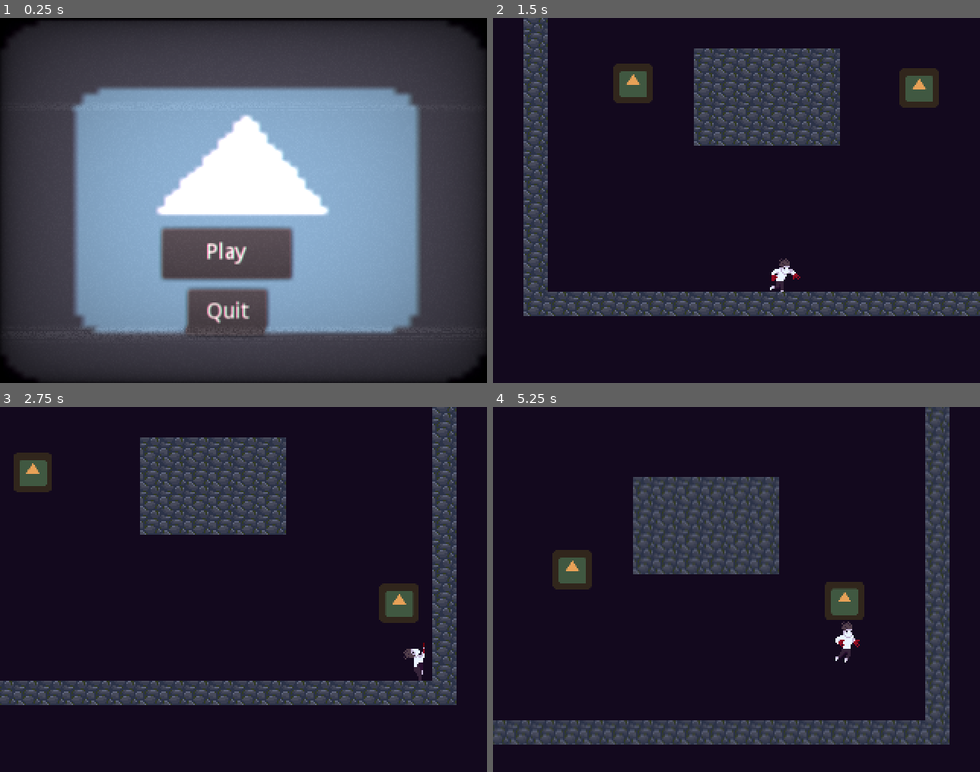
Above: before the commit, frames 1-4 (two rows, left to right).
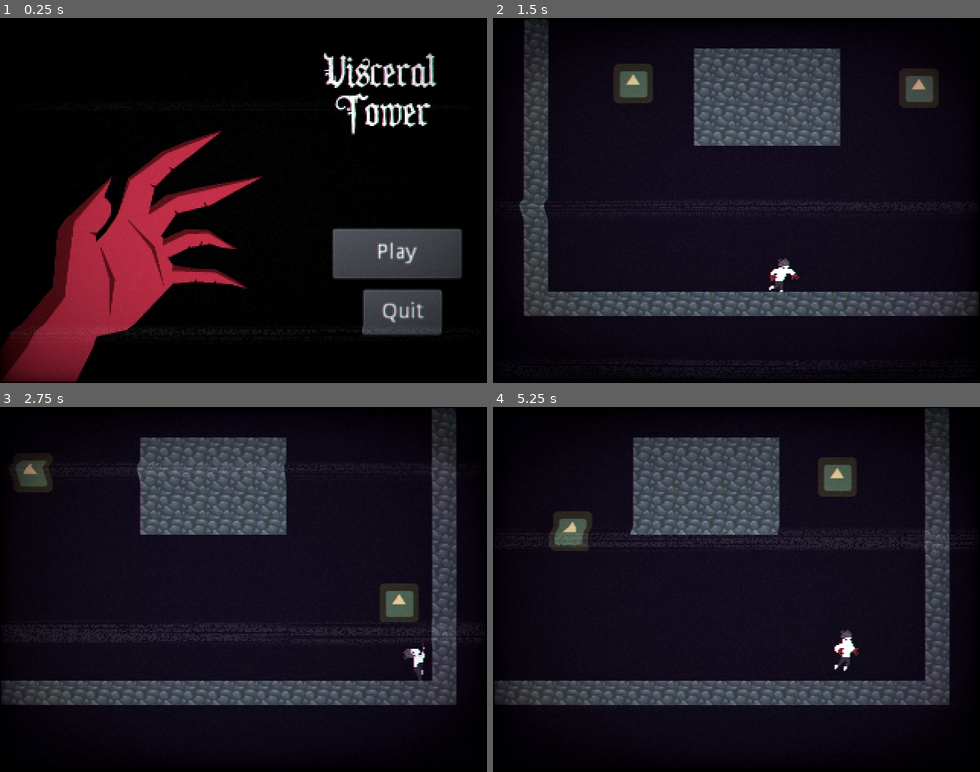
Above: after the commit, the same moments.

Repository: Luxxdev/GameJamPlus
Game: Godot game, scene res://Scenes/TitleScreen.tscn
The game is run twice, just before and just after one commit, with the same random seed, the same clock (stepped at 60 frames per second) and the same inputs. The engine's default icon, where the game draws it, is replaced by a stand-in: a white triangle on a blue panel in a dark square.
Inputs:
- Up to frame 1 (0.25 s): no input
- Up to frame 2 (1.5 s): click "Play" at 0.5 s; hold Right (ui_right) from 1.28 s (still down); tap C (Dash) at 1.35 s
- Up to frame 3 (2.75 s): keep holding Right (ui_right); tap Space (Jump) at 1.52, 2.27 s; tap C (Dash) at 2.1 s
- Up to frame 4 (5.25 s): release Right (ui_right) at 2.78 s; hold Left (ui_left) 2.78-3.53 s; tap C (Dash) every 0.75 s from 2.85 to 5.1 s; hold Right (ui_right) 3.53-5.03 s; tap Space (Jump) at 3.77, 4.52 s; hold Left (ui_left) from 5.03 s (still down)

The runs differ from the first frame. In frame 1, 96% of the frame differs, in the area x 0-100%, y 0-100%; in frame 2, 12%; in frame 3, 14%; in frame 4, 34%.

Commit message:
Title Screen ready

Diff:
--- a/Objects/Player.tscn
+++ b/Objects/Player.tscn
@@ -20,10 +20,10 @@
 tracks/0/imported = false
 tracks/0/enabled = true
 tracks/0/keys = {
-"times": PoolRealArray( 0, 0.1 ),
-"transitions": PoolRealArray( 1, 1 ),
+"times": PoolRealArray( 0 ),
+"transitions": PoolRealArray( 1 ),
 "update": 1,
-"values": [ 14, 15 ]
+"values": [ 15 ]
 }
 
 [sub_resource type="Animation" id=8]
@@ -93,7 +93,7 @@
 }
 
 [sub_resource type="CircleShape2D" id=6]
-radius = 104.335
+radius = 82.5651
 
 [node name="Player" type="KinematicBody2D" groups=["Player"]]
 collision_layer = 2
@@ -104,11 +104,13 @@
 texture = ExtResource( 1 )
 hframes = 4
 vframes = 4
+frame = 14
 __meta__ = {
 "_edit_lock_": true
 }
 
 [node name="AttackArea" type="Area2D" parent="Sprite"]
+visible = false
 
 [node name="CollisionShape2D" type="CollisionShape2D" parent="Sprite/AttackArea"]
 position = Vector2( -7.15256e-07, 0.500002 )
@@ -116,6 +118,7 @@
 disabled = true
 
 [node name="CollisionShape2D" type="CollisionShape2D" parent="."]
+visible = false
 position = Vector2( 0, 1 )
 shape = SubResource( 1 )
 
@@ -127,12 +130,14 @@
 anims/Run = SubResource( 4 )
 
 [node name="RayCastUp" type="RayCast2D" parent="."]
+visible = false
 position = Vector2( 0, -2.5 )
 rotation = 3.14159
 enabled = true
 cast_to = Vector2( -2.66194e-05, 10.5 )
 
 [node name="WallRaycast" type="Node2D" parent="."]
+visible = false
 
 [node name="RayCastSides" type="RayCast2D" parent="WallRaycast"]
 position = Vector2( 9, -7 )
--- a/Scenes/TestScene.tscn
+++ b/Scenes/TestScene.tscn
@@ -12,7 +12,7 @@
 shader_param/scanlines_width = 0.062
 shader_param/grille_opacity = 0.181
 shader_param/resolution = Vector2( 320, 240 )
-shader_param/pixelate = true
+shader_param/pixelate = false
 shader_param/roll = true
 shader_param/roll_speed = 8.0
 shader_param/roll_size = 28.862
@@ -24,7 +24,7 @@
 shader_param/aberration = 0.01
 shader_param/brightness = 1.4
 shader_param/discolor = true
-shader_param/warp_amount = 0.0
+shader_param/warp_amount = 0.02
 shader_param/clip_warp = false
 shader_param/vignette_intensity = 0.4
 shader_param/vignette_opacity = 0.5
@@ -66,7 +66,6 @@
 [node name="Node2D" type="Node2D"]
 
 [node name="CanvasLayer" type="CanvasLayer" parent="."]
-visible = false
 
 [node name="shader" type="ColorRect" parent="CanvasLayer"]
 material = SubResource( 5 )
--- a/Scenes/TitleScreen.tscn
+++ b/Scenes/TitleScreen.tscn
@@ -1,8 +1,15 @@
-[gd_scene load_steps=5 format=2]
+[gd_scene load_steps=7 format=2]
 
 [ext_resource path="res://Scripts/MenuButton.gd" type="Script" id=1]
-[ext_resource path="res://icon.png" type="Texture" id=2]
+[ext_resource path="res://Objects/images/Title.png" type="Texture" id=2]
 [ext_resource path="res://CRT_shader.tres" type="Shader" id=3]
+[ext_resource path="res://Fonts/WW2BAH__.TTF" type="DynamicFontData" id=4]
+
+[sub_resource type="DynamicFont" id=2]
+size = 32
+use_filter = true
+extra_spacing_bottom = -13
+font_data = ExtResource( 4 )
 
 [sub_resource type="ShaderMaterial" id=1]
 shader = ExtResource( 3 )
@@ -31,8 +38,8 @@
 [node name="Control" type="Node2D"]
 
 [node name="Sprite" type="Sprite" parent="."]
-position = Vector2( 160, 120.5 )
-scale = Vector2( 5, 3.73438 )
+position = Vector2( 160, 119 )
+scale = Vector2( 0.222, 0.222 )
 texture = ExtResource( 2 )
 
 [node name="Control" type="Control" parent="."]
@@ -42,22 +49,32 @@
 margin_bottom = 177.0
 
 [node name="Play" type="Button" parent="Control"]
-margin_left = 107.0
+margin_left = 219.0
 margin_top = 138.0
-margin_right = 192.0
+margin_right = 304.0
 margin_bottom = 171.0
 text = "Play"
 script = ExtResource( 1 )
 reference_path = "Play"
 
 [node name="Quit" type="Button" parent="Control"]
-margin_left = 124.0
+margin_left = 239.0
 margin_top = 178.0
-margin_right = 176.0
+margin_right = 291.0
 margin_bottom = 208.0
 text = "Quit"
 script = ExtResource( 1 )
 reference_path = "Quit"
+
+[node name="RichTextLabel" type="RichTextLabel" parent="Control"]
+margin_left = 205.0
+margin_top = 18.0
+margin_right = 301.0
+margin_bottom = 84.0
+custom_fonts/normal_font = SubResource( 2 )
+bbcode_enabled = true
+bbcode_text = "[center]Visceral Tower[/center]"
+text = "Visceral Tower"
 
 [node name="CanvasLayer" type="CanvasLayer" parent="."]
 
--- a/project.godot
+++ b/project.godot
@@ -43,7 +43,7 @@
 window/size/height=240
 window/size/test_width=1280
 window/size/test_height=960
-window/stretch/mode="viewport"
+window/stretch/mode="2d"
 window/stretch/aspect="keep"
 
 [gui]
Binary file added: Fonts/WW2BAH__.TTF
Binary file added: Fonts/WW2BH___.TTF
Binary file added: Objects/images/Title.png
Not shown, added: Objects/images/Title.png.import
